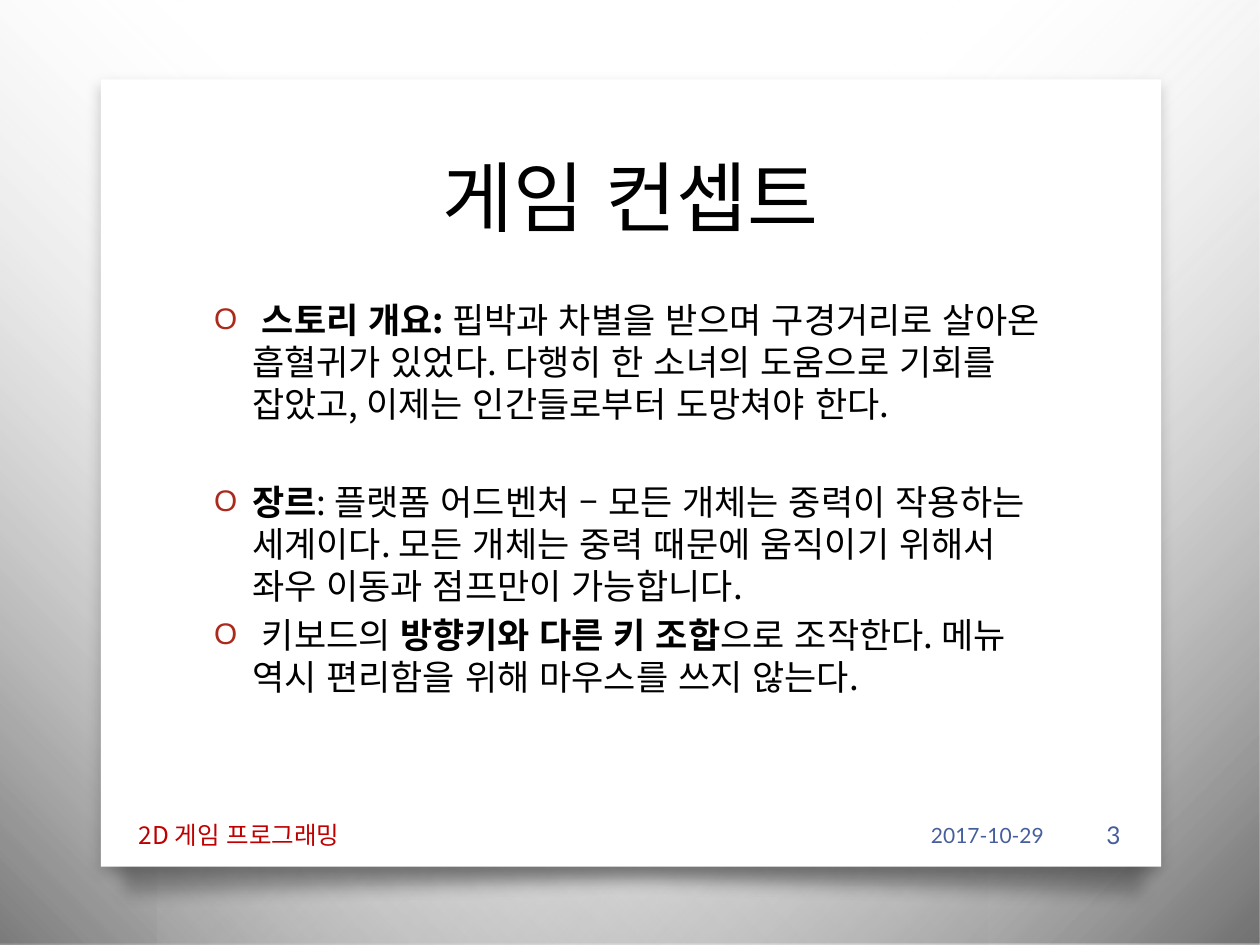
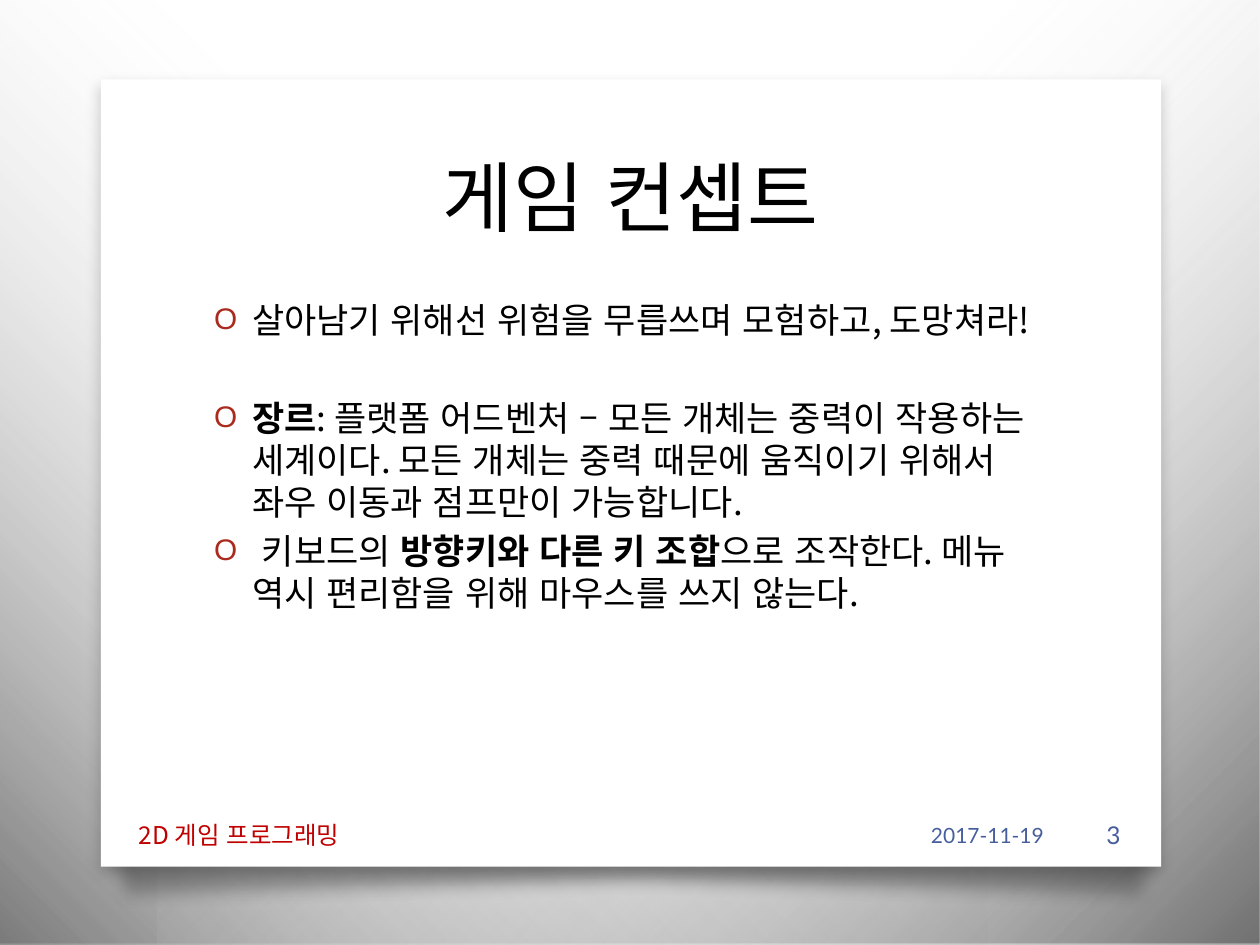
Before and after one commit to iconstudio/2017-Platformer, a slide deck: slide 3 of slides/2016180042_진윤성_2DGP_1차발표.pptx. Drawn at 1260x945 pixels with LibreOffice and Linux fonts; fonts in the diff are those of the drawing; background and template pictures are left out. Boxes give left, top, right and bottom in pixels: in the first picture for what was removed or moved away, otherwise in the second. Text is boxed around its words. In the diff, an @@ line names an element or a change of style, - is before the commit and + after.

```diff
--- a/slides/2016180042_진윤성_2DGP_1차발표.pptx
+++ b/slides/2016180042_진윤성_2DGP_1차발표.pptx
@@ text at [252, 303, 1030, 340]: text changed @@
-O 스토리 개요: 핍박과 차별을 받으며 구경거리로 살아온 흡혈귀가 있었다. 다행히 한 소녀의 도움으로 기회를 잡았고, 이제는 인간들로부터 도망쳐야 한다.
+O 살아남기 위해선 위험을 무릅쓰며 모험하고, 도망쳐라!
@@ text at [931, 828, 1044, 843]: text changed @@
-2017-10-29
+2017-11-19
```
Also in this commit, not shown: 9 other slides changed, 7 other files.
